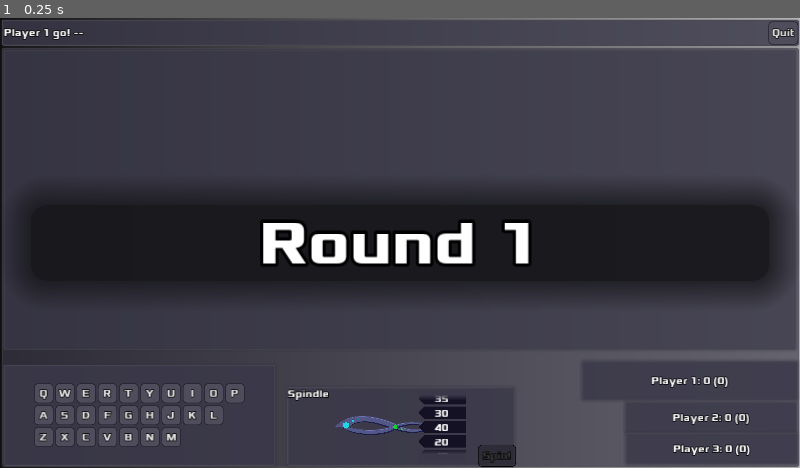
Above: before the commit, frame 1.
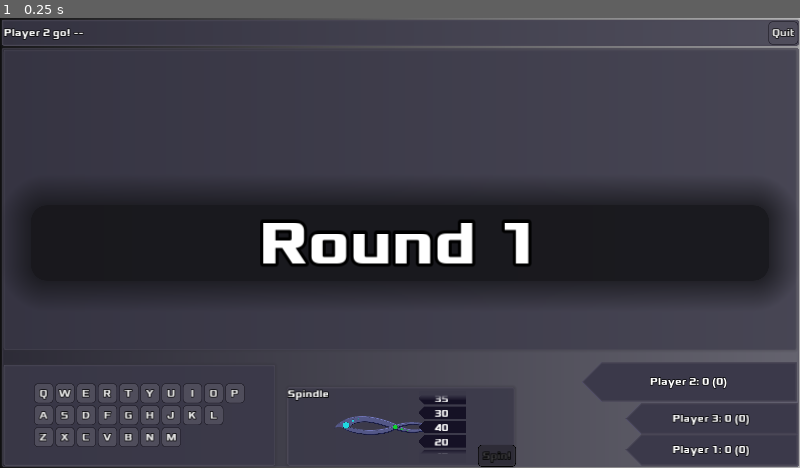
Above: after the commit, the same moment.

Repository: zacryol/spindle-of-serendipity
Game: Godot game, scene res://game/GamePanel.tscn
Same seed, same stepped clock (60 frames per second), same inputs: the game is played once before the commit and once after it. This scene is started directly instead of the project's main scene.
Inputs:
- Up to frame 1 (0.25 s): no input

The runs differ from the first frame. In frame 1, 0.5% of the frame differs, in the area x 5-100%, y 2-99%.
Error in both runs: Division By Zero in operator '%'. (res://system/singletons/EntryManager.gd:103)

Commit message:
cleaned up code, new panel style for Players

Diff:
--- a/godot/game/components/PlayersPanel.gd
+++ b/godot/game/components/PlayersPanel.gd
@@ -44,10 +44,9 @@
 onready var p2 := $PlayersArrange/Player2
 onready var p3 := $PlayersArrange/Player3
 onready var p_label: Label = $PanelContainer/VBoxContainer/PanelContainer/Label as Label
-onready var solve_box := $ConfirmationDialog
+onready var solve_box := $ConfirmationDialog as ConfirmationDialog
 onready var tween := $Tween as Tween
 
-#var players_array: Array setget ,get_players_array
 
 func get_players_array() -> Array:
 	return $PlayersArrange.get_children()
@@ -59,7 +58,9 @@
 	p1.set_name(GlobalVars.p1_name)
 	p2.set_name(GlobalVars.p2_name)
 	p3.set_name(GlobalVars.p3_name)
-#	current_player = randi() % NUM_PLAYER
+
+	for x in randi() % NUM_PLAYER:
+		advance_player()
 
 	set_label()
 
@@ -105,11 +106,9 @@
 
 func get_current_player() -> Node:
 	return $PlayersArrange.get_child(0)
-#	return get_players_array()[current_player]
 
 
 func advance_player():
-#	current_player = wrapi(current_player + 1, 0, NUM_PLAYER)
 	$PlayersArrange.move_child(get_current_player(), NUM_PLAYER - 1)
 	set_label()
 
@@ -118,12 +117,6 @@
 		var p := get_players_array()[i] as Control
 		tween.interpolate_property(p, "rect_size", p.rect_size, Sizes[i], TWEEN_TIME)
 		tween.interpolate_property(p, "rect_position", p.rect_position, Positions[i], TWEEN_TIME)
-#	tween.interpolate_property($PlayersArrange.get_child(0), "rect_size", $PlayersArrange.get_child(0).rect_size, MAIN_SIZE, 0.1)
-#	tween.interpolate_property($PlayersArrange.get_child(1), "rect_size", $PlayersArrange.get_child(1).rect_size, OTHER_SIZE, 0.1)
-#	tween.interpolate_property($PlayersArrange.get_child(2), "rect_size", $PlayersArrange.get_child(2).rect_size, OTHER_SIZE, 0.1)
-#	tween.interpolate_property($PlayersArrange.get_child(0), "rect_position", $PlayersArrange.get_child(0).rect_position, MAIN_POSITION, 0.1)
-#	tween.interpolate_property($PlayersArrange.get_child(1), "rect_position", $PlayersArrange.get_child(1).rect_position, POS_2, 0.1)
-#	tween.interpolate_property($PlayersArrange.get_child(2), "rect_position", $PlayersArrange.get_child(2).rect_position, POS_3, 0.1)
 	tween.start()
 
 
--- a/godot/game/components/PlayersPanel.tscn
+++ b/godot/game/components/PlayersPanel.tscn
@@ -1,7 +1,24 @@
-[gd_scene load_steps=3 format=2]
+[gd_scene load_steps=5 format=2]
 
 [ext_resource path="res://game/components/Player.tscn" type="PackedScene" id=1]
 [ext_resource path="res://game/components/PlayersPanel.gd" type="Script" id=2]
+
+[sub_resource type="StyleBoxFlat" id=1]
+bg_color = Color( 0.235294, 0.227451, 0.294118, 1 )
+border_width_left = 3
+border_width_top = 3
+border_width_right = 3
+border_width_bottom = 3
+border_color = Color( 0.298039, 0.286275, 0.341176, 1 )
+border_blend = true
+corner_radius_top_left = 50
+corner_radius_bottom_left = 50
+corner_detail = 1
+shadow_color = Color( 0.313726, 0.294118, 0.45098, 0.6 )
+shadow_size = 1
+
+[sub_resource type="Theme" id=2]
+PanelContainer/styles/panel = SubResource( 1 )
 
 [node name="PlayersPanel" type="Control"]
 anchor_left = 1.0
@@ -10,6 +27,8 @@
 anchor_bottom = 1.0
 margin_left = -1280.0
 margin_top = -720.0
+mouse_filter = 2
+theme = SubResource( 2 )
 script = ExtResource( 2 )
 __meta__ = {
 "_edit_use_anchors_": false
